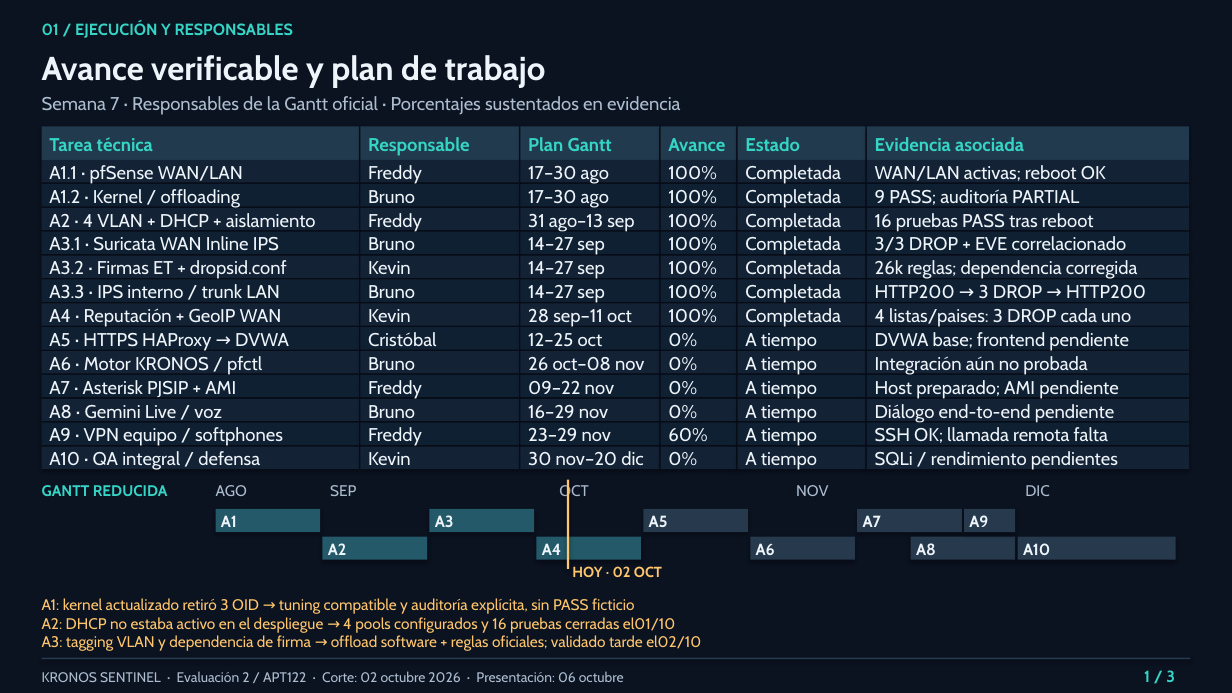
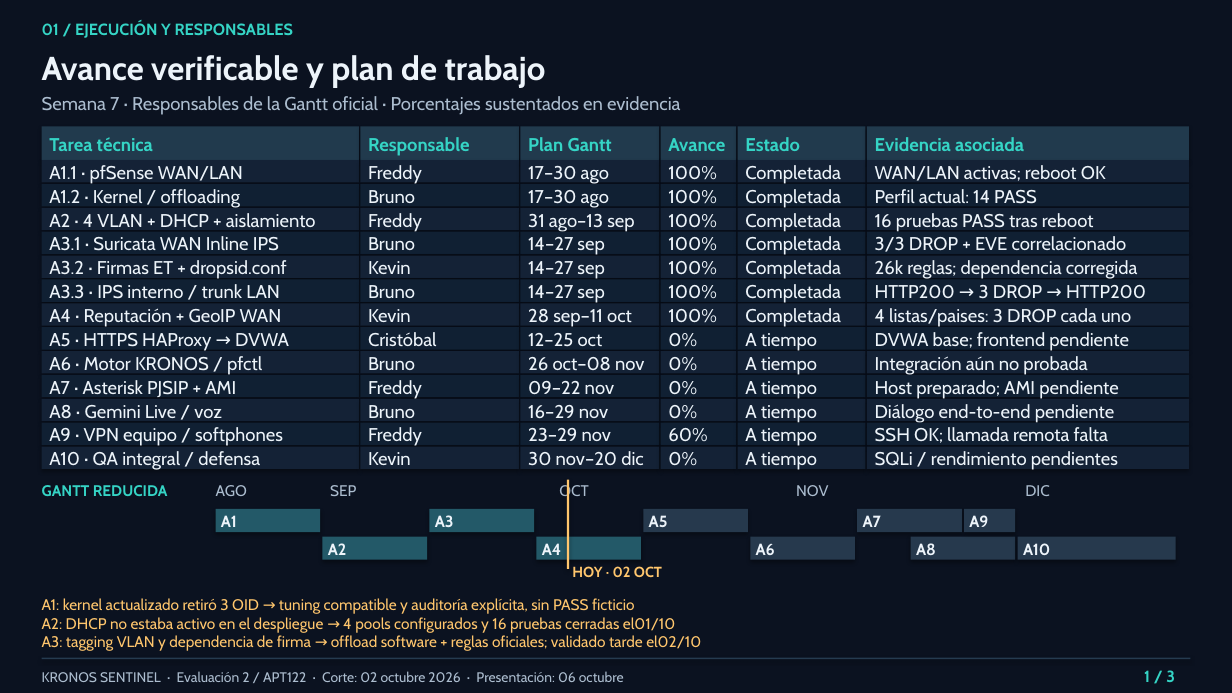
Before and after one commit to Fredinni/Proyecto-Portafolio, a slide deck: slide 1 of docs/Fase_2_Desarrollo_Proyecto_APT/Evaluacion2_Avance_Semana7_2026-10-02.pptx. Drawn at 1232x693 pixels with LibreOffice and Linux fonts; fonts in the diff are those of the drawing. Boxes give left, top, right and bottom in pixels: in the first picture for what was removed or moved away, otherwise in the second. Text is boxed around its words. In the diff, an @@ line names an element or a change of style, - is before the commit and + after.

Commit message:
Resuelve compatibilidad A1 y verifica IPS en pfSense actual

```diff
--- a/docs/Fase_2_Desarrollo_Proyecto_APT/Evaluacion2_Avance_Semana7_2026-10-02.pptx
+++ b/docs/Fase_2_Desarrollo_Proyecto_APT/Evaluacion2_Avance_Semana7_2026-10-02.pptx
@@ text at <box>875,189,1037,204</box>: text changed @@
-9 PASS; auditoría PARTIAL
+Perfil actual: 14 PASS
```
Also in this commit, not shown: 1 other slide changed, 25 other files.
